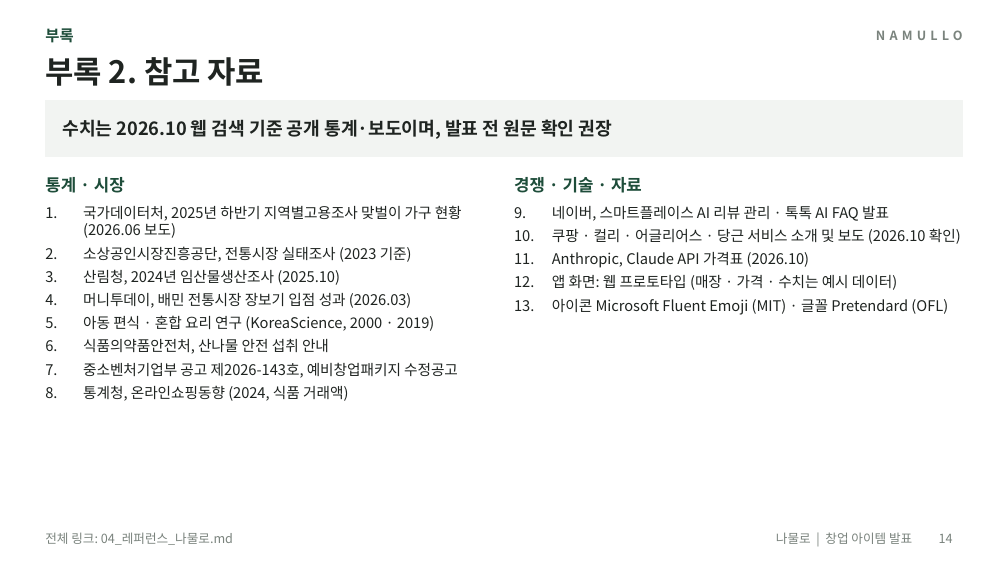
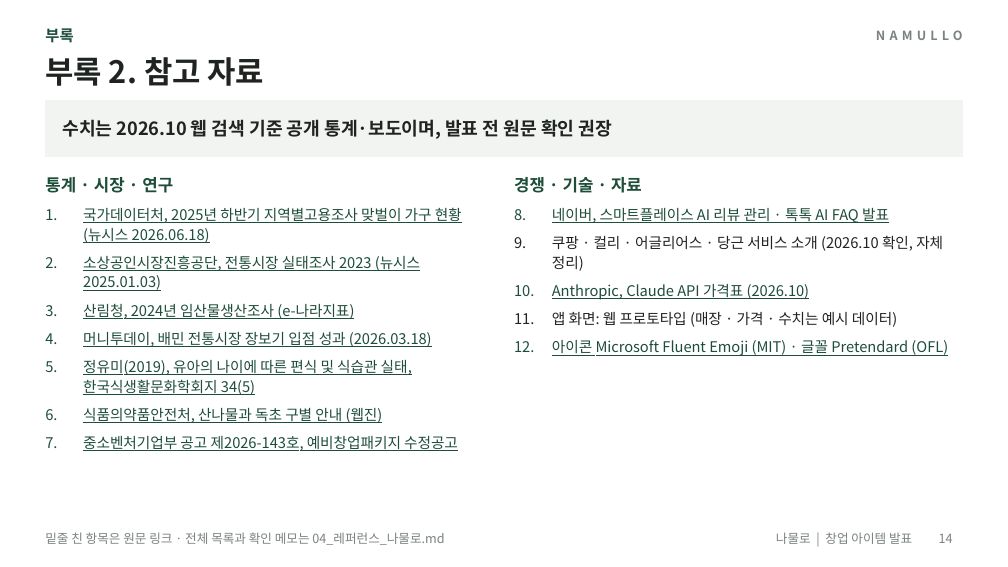
Before and after one commit to yonghoon7153-source/Yonghoon-DEM-DFT, a slide deck: slide 14 of namul-platform/02_발표자료_나물로.pptx. Drawn at 1008x567 pixels with LibreOffice and Linux fonts; fonts in the diff are those of the drawing. Boxes give left, top, right and bottom in pixels: in the first picture for what was removed or moved away, otherwise in the second. Text is boxed around its words. In the diff, an @@ line names an element or a change of style, - is before the commit and + after.

```diff
--- a/namul-platform/02_발표자료_나물로.pptx
+++ b/namul-platform/02_발표자료_나물로.pptx
@@ text at [45, 177, 173, 193]: text changed @@
-통계 · 시장
+통계 · 시장 · 연구
@@ text at [83, 207, 462, 423]: text changed; text colour #1F2421 to #1E4D3A @@
-1. 국가데이터처, 2025년 하반기 지역별고용조사 맞벌이 가구 현황 (2026.06 보도)
-2. 소상공인시장진흥공단, 전통시장 실태조사 (2023 기준)
-3. 산림청, 2024년 임산물생산조사 (2025.10)
-4. 머니투데이, 배민 전통시장 장보기 입점 성과 (2026.03)
-5. 아동 편식 · 혼합 요리 연구 (KoreaScience, 2000 · 2019)
-6. 식품의약품안전처, 산나물 안전 섭취 안내
+1. 국가데이터처, 2025년 하반기 지역별고용조사 맞벌이 가구 현황 (뉴시스 2026.06.18)
+2. 소상공인시장진흥공단, 전통시장 실태조사 2023 (뉴시스 2025.01.03)
+3. 산림청, 2024년 임산물생산조사 (e-나라지표)
+4. 머니투데이, 배민 전통시장 장보기 입점 성과 (2026.03.18)
+5. 정유미(2019), 유아의 나이에 따른 편식 및 식습관 실태, 한국식생활문화학회지 34(5)
+6. 식품의약품안전처, 산나물과 독초 구별 안내 (웹진)
@@ text at [552, 208, 948, 356]: text colour #1F2421 to #1E4D3A, underline on in "네이버, 스마트플레이스 AI 리뷰 관리 · 톡톡 ...", "Anthropic, Claude API 가격표 (2026.10)", "아이콘 Microsoft Fluent Emoji (MIT) · 글꼴 ..."; line spacing 1 to 1.12; more space between paragraphs @@
@@ text at [552, 235, 943, 271]: text changed @@
-10. 쿠팡 · 컬리 · 어글리어스 · 당근 서비스 소개 및 보도 (2026.10 확인)
+9. 쿠팡 · 컬리 · 어글리어스 · 당근 서비스 소개 (2026.10 확인, 자체 정리)
@@ text at [83, 385, 348, 401]: paragraph removed @@
-8. 통계청, 온라인쇼핑동향 (2024, 식품 거래액)
@@ text at [83, 436, 458, 451]: text colour #1F2421 to #1E4D3A, underline on in "중소벤처기업부 공고 제2026-143호, 예비창업패키지 수정공고"; line spacing 1 to 1.12; more space between paragraphs @@
@@ text at [45, 532, 444, 545]: text changed @@
-전체 링크: 04_레퍼런스_나물로.md
+밑줄 친 항목은 원문 링크 · 전체 목록과 확인 메모는 04_레퍼런스_나물로.md
```
Also in this commit, not shown: 10 other slides changed, 19 other files.
